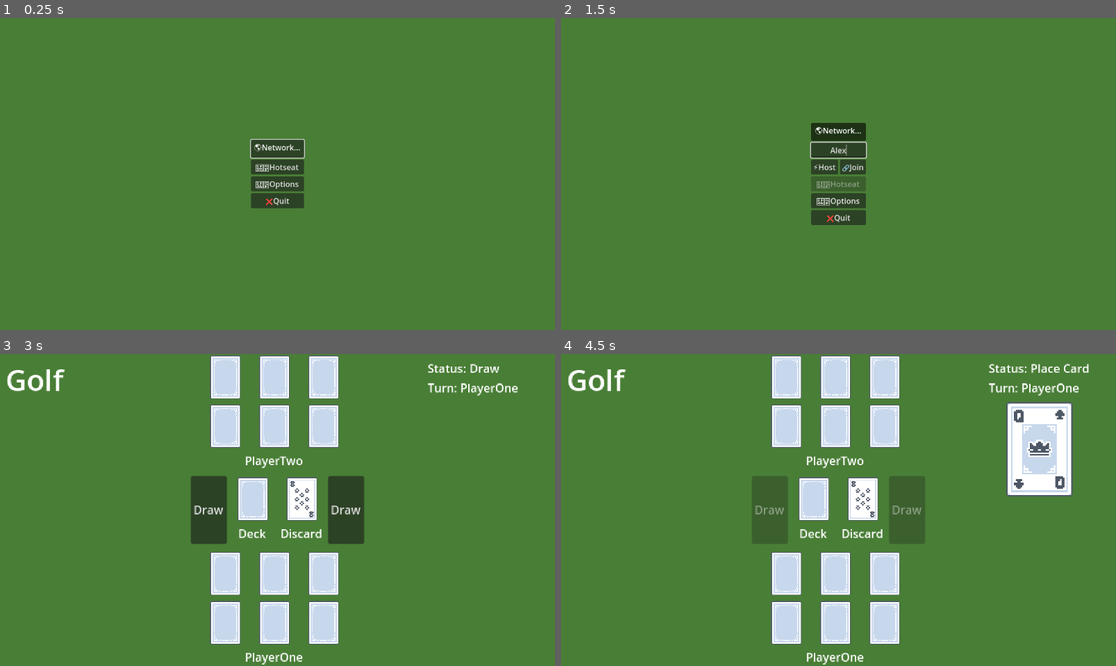
Above: before the commit, frames 1-4 (two rows, left to right).
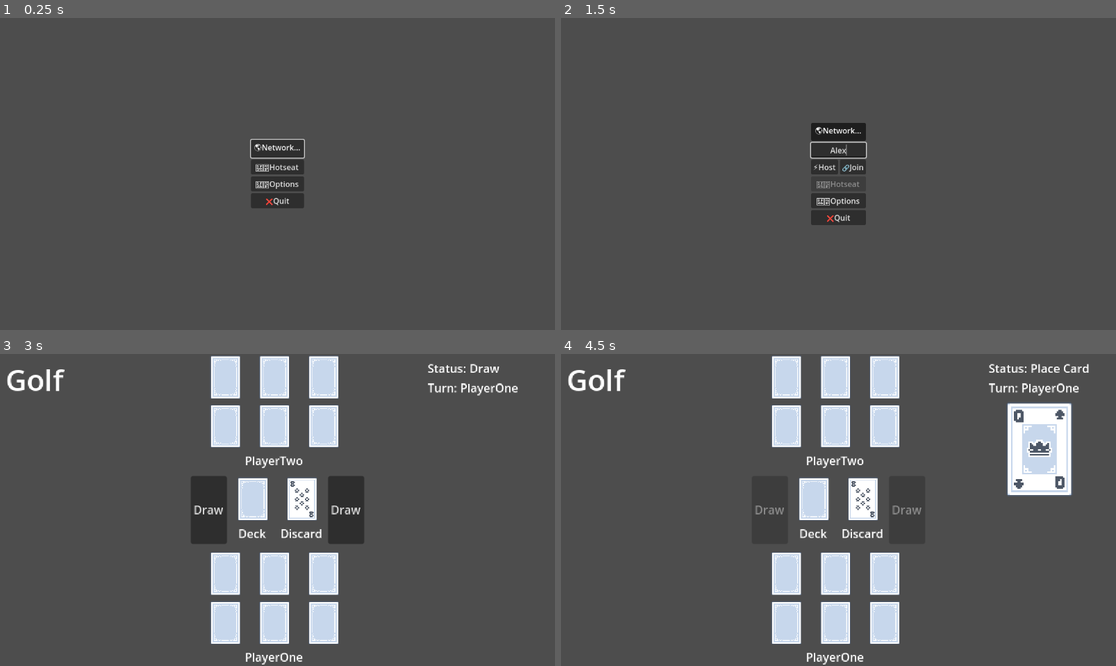
Above: after the commit, the same moments.

Repository: WonkyMic/golf_cards_godot
Game: Godot game, scene res://menu.tscn
The game is run twice, just before and just after one commit, with the same random seed, the same clock (stepped at 60 frames per second) and the same inputs.
Inputs (mouse positions are in pixels of both pictures, inside the frame that each line leads up to):
- Up to frame 1 (0.25 s): no input
- Up to frame 2 (1.5 s): click "🌎Network..." at 0.5 s; click (838, 149) at 1.27 s; type "Alex" at 1.35 s
- Up to frame 3 (3 s): click "🌎Network..." at 2 s; click "🖥️Hotseat" at 2.75 s
- Up to frame 4 (4.5 s): click "Draw" at 3.5 s; click (816, 497) at 4.27 s

The runs differ from the first frame. In frame 1, 98% of the frame differs, in the area x 0-100%, y 0-100%; in frame 2, 97%; in frame 3, 86%; in frame 4, 85%.

Commit message:
reset default background color

Diff:
--- a/project.godot
+++ b/project.godot
@@ -30,4 +30,3 @@
 [rendering]
 
 textures/canvas_textures/default_texture_filter=0
-environment/defaults/default_clear_color=Color(0.286275, 0.494118, 0.211765, 1)
